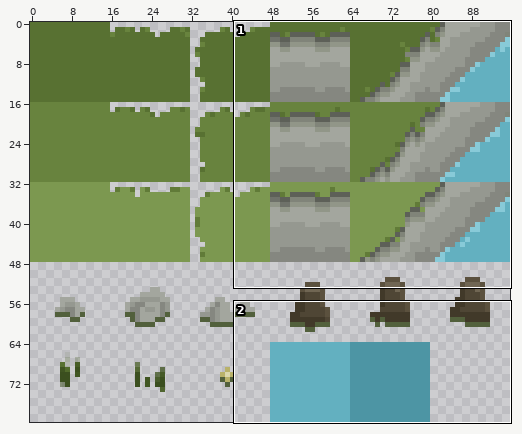
Edited in one commit: sprite sheet (Artifice/app/src/main/assets/test_tiles.png). Above: a wide view before the commit, with the close-up outlined.
Close-up. Earlier state:
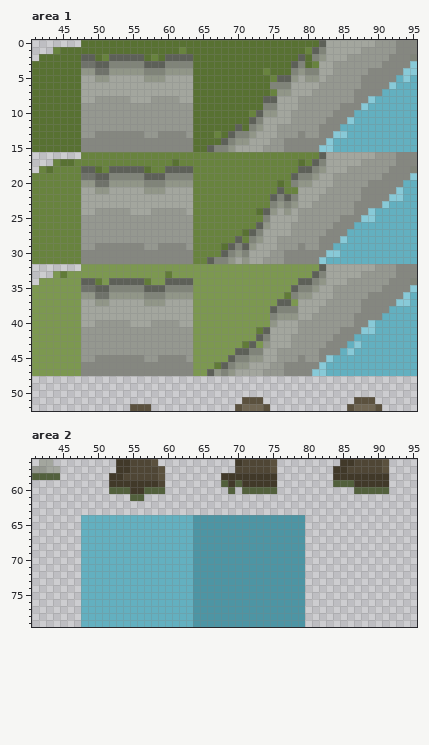
The file is 96x80 pixels. Colours within 5 levels of each other are drawn and written as one. Shown: area 1: x 41..95, y 0..52; area 2: x 41..95, y 56..79.
Once edited:
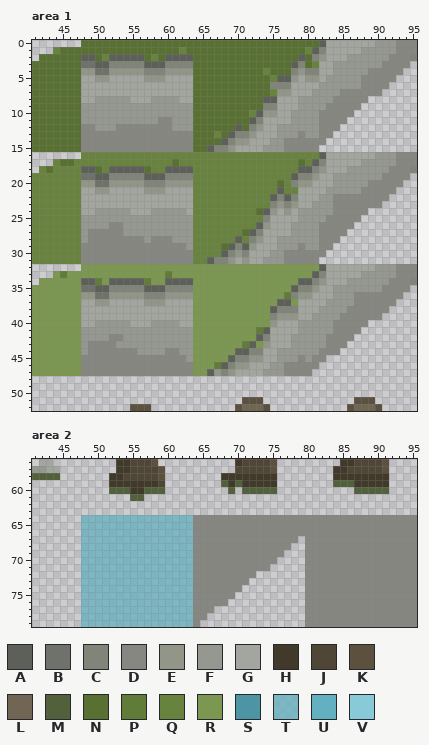
Palette (. is transparent): A #5d6058  B #6f726a  C #808479  D #858780  E #919688  F #959890  G #a3a69e  H #413929  J #4f4635  K #5b513e  L #706653  M #52603c  N #587132  P #617b38  Q #68833e  R #7c9850  S #4d95a4  T #63b0c0bf  U #63b0c0  V #88cad8
Changes in this commit:
Changed rows in their new state; - is an unchanged pixel.
Area 1:
first column x 48:
 3 -----------------------------------------------.
 4 ----------------------------------------------..
 5 ---------------------------------------------...
 6 --------------------------------------------....
 7 -------------------------------------DD----.....
 8 ------------------------------------DDD--.......
 9 -----------------------------------DD---........
10 ----------------------------------DD---.........
11 -----------DD---------------------D---..........
12 DD---DDDDDDDD------------------------...........
13 DD-------DD----D--------------------............
14 -----------------------------------.............
15 ----------------------------------..............
first column x 48:
19 -----------------------------------------------.
20 ----------------------------------------------..
21 ---------------------------------------------...
22 ------------------------------------DDDD----....
23 ------------------------------------DDD----.....
24 ------------------------------------DDD--.......
25 -----------------------------------DD---........
26 ----DD----------------------------DD---.........
27 -DDDDD----------------------------D---..........
28 -DDDDDDDD-DDD------------------------...........
29 DD-------DD-------------------------............
30 -----------------------------------.............
31 ----------------------------------..............
first column x 48:
35 -----------------------------------------------.
36 ---------------------------------------DD-----..
37 ---------------------------------------D-----...
38 --------------------------------------DD----....
39 -------------------------------------DD----.....
40 ------------------------------------DDD--.......
41 ------------------------------------D---........
42 ----DD-----------------------------D---.........
43 -DDDD---------------------------------..........
44 -DDDDDDD----DD-----------------------...........
45 DD-------DD----------------------D-.............
46 ----------------------------------..............
47 ---------------------------------...............
Area 2:
first column x 48:
64 TTTTTTTTTTTTTTTTDDDDDDDDDDDDDDDDDDDDDDDDDDDDDDDD
65 TTTTTTTTTTTTTTTTDDDDDDDDDDDDDDDDDDDDDDDDDDDDDDDD
66 TTTTTTTTTTTTTTTTDDDDDDDDDDDDDDDDDDDDDDDDDDDDDDDD
67 TTTTTTTTTTTTTTTTDDDDDDDDDDDDDDD.DDDDDDDDDDDDDDDD
68 TTTTTTTTTTTTTTTTDDDDDDDDDDDDDD..DDDDDDDDDDDDDDDD
69 TTTTTTTTTTTTTTTTDDDDDDDDDDDDD...DDDDDDDDDDDDDDDD
70 TTTTTTTTTTTTTTTTDDDDDDDDDDDD....DDDDDDDDDDDDDDDD
71 TTTTTTTTTTTTTTTTDDDDDDDDDDD.....DDDDDDDDDDDDDDDD
72 TTTTTTTTTTTTTTTTDDDDDDDDD.......DDDDDDDDDDDDDDDD
73 TTTTTTTTTTTTTTTTDDDDDDDD........DDDDDDDDDDDDDDDD
74 TTTTTTTTTTTTTTTTDDDDDDD.........DDDDDDDDDDDDDDDD
75 TTTTTTTTTTTTTTTTDDDDDD..........DDDDDDDDDDDDDDDD
76 TTTTTTTTTTTTTTTTDDDDD...........DDDDDDDDDDDDDDDD
77 TTTTTTTTTTTTTTTTDDD.............DDDDDDDDDDDDDDDD
78 TTTTTTTTTTTTTTTTDD..............DDDDDDDDDDDDDDDD
79 TTTTTTTTTTTTTTTTD...............DDDDDDDDDDDDDDDD
Changed places in both close-ups, as pixel boxes (x1, y1, x2, y2):
changed: (312, 61, 417, 376)
changed: (116, 117, 193, 138)
changed: (81, 124, 95, 138)
changed: (81, 222, 172, 250)
changed: (81, 334, 179, 362)
changed: (81, 515, 417, 627)
